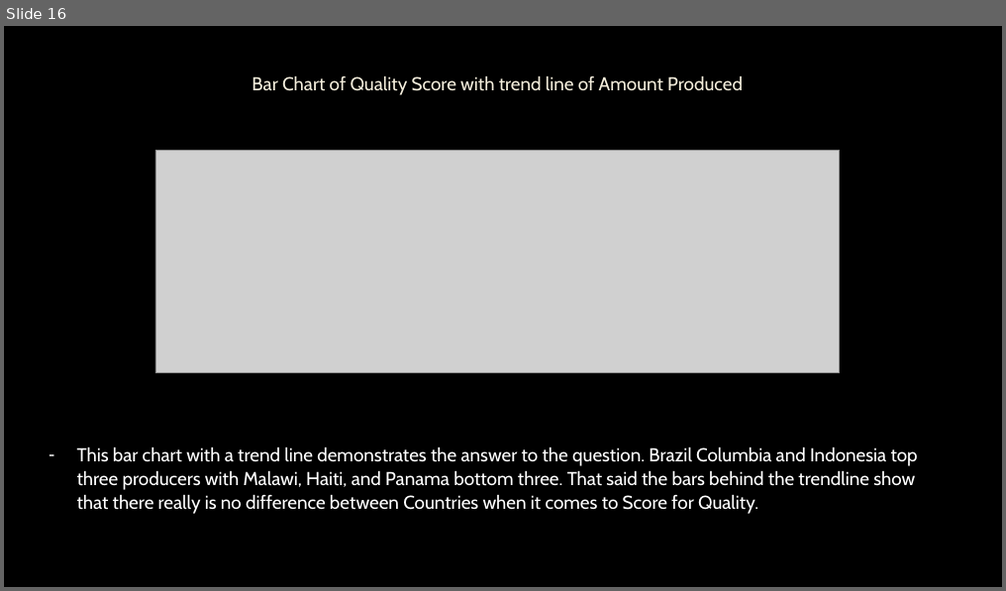
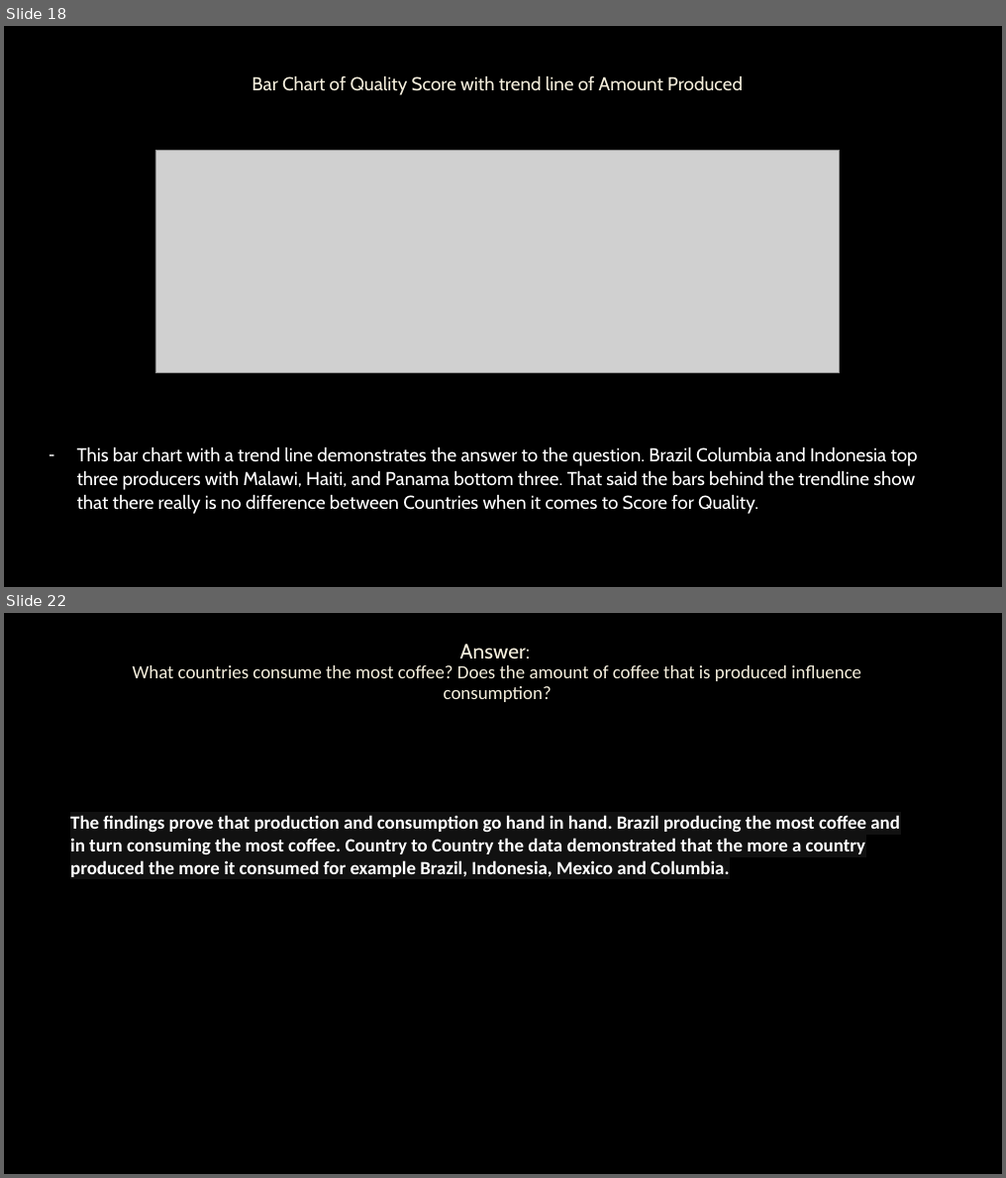
Before and after one commit to colinroberts-data-analytics-portfolio/project1, a slide deck: A Study of Coffee Production.pptx. Shown one above the other, each under a label of ours: slide 16 before the commit, slides 18 and 22 after it; the slides between them are not shown. The pictures are 1006x591 and 1006x1178 pixels, drawn with LibreOffice and Linux fonts; fonts in the diff are those of the drawing; grey boxes stand for pictures; background and template pictures are left out. Boxes give left, top, right and bottom in pixels: in the first picture for what was removed or moved away, otherwise in the second. Text is boxed around its words. In the diff, an @@ line names an element or a change of style, - is before the commit and + after.

```diff
--- a/A Study of Coffee Production.pptx
+++ b/A Study of Coffee Production.pptx
@@ slide 22 added at [4, 613, 1002, 1174], background picture (left out) @@
@@ title added at [133, 644, 861, 702], 18 pt, text #F4EEDC @@
+Answer:
+What countries consume the most coffee? Does the amount of coffee that is produced influence consumption?
@@ text added at [70, 815, 900, 877], 18 pt, text #FFFFFF, bold @@
+The findings prove that production and consumption go hand in hand. Brazil producing the most coffee and in turn consuming the most coffee. Country to Country the data demonstrated that the more a country produced the more it consumed for example Brazil, Indonesia, Mexico and Columbia.
@@ what was slide 16 is now slide 18 @@
```
Also in this commit, not shown: 8 slides changed, 5 other slides added, 1 slide removed.
